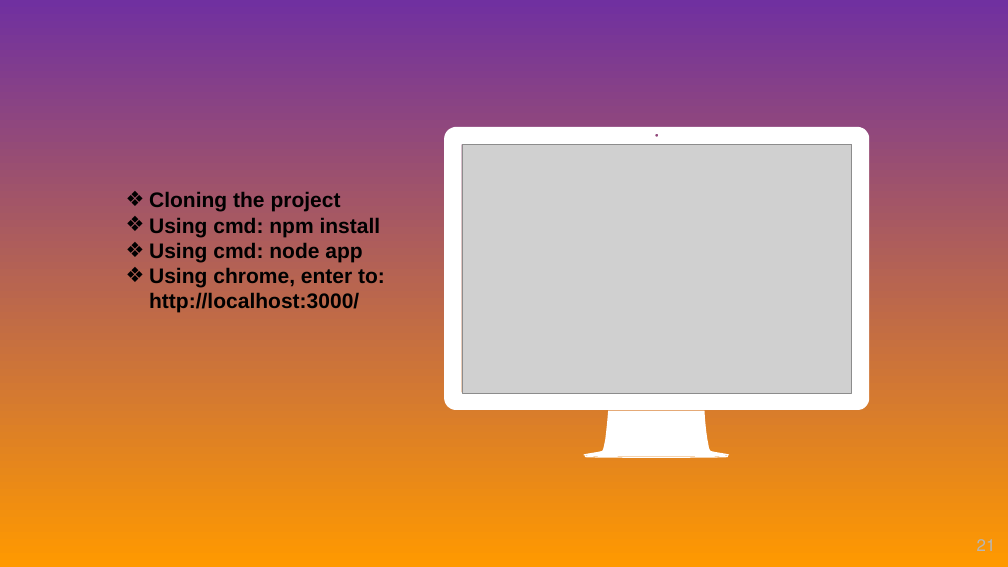
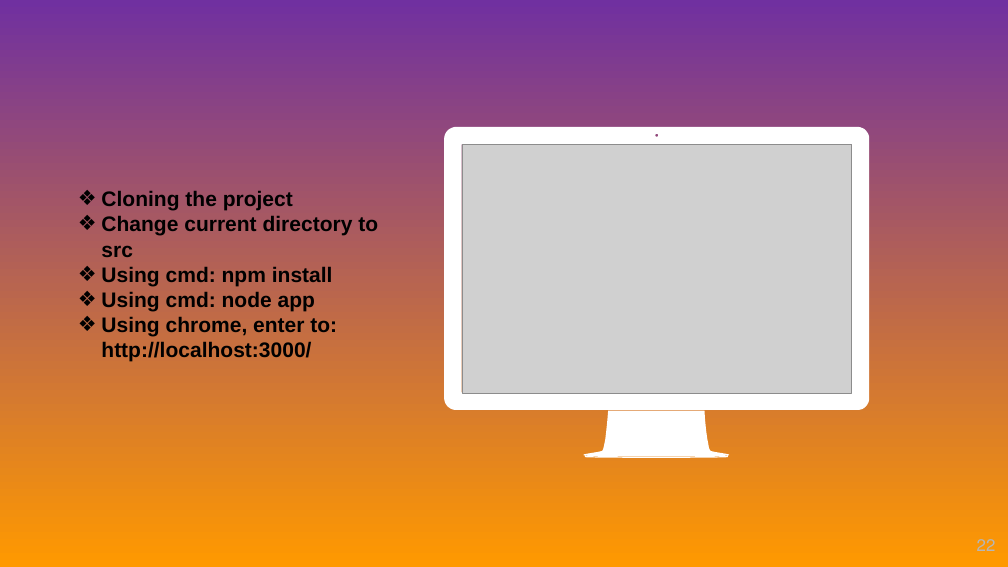
Before and after one commit to ronfri48/Play4Play, a slide deck: slide 22 of docs/Blockchain Final Project.pptx (slide 21 before the commit). Drawn at 1008x567 pixels with LibreOffice and Linux fonts; fonts in the diff are those of the drawing; grey boxes stand for pictures; background and template pictures are left out. Boxes give left, top, right and bottom in pixels: in the first picture for what was removed or moved away, otherwise in the second. Text is boxed around its words. In the diff, an @@ line names an element or a change of style, - is before the commit and + after.

```diff
--- a/docs/Blockchain Final Project.pptx
+++ b/docs/Blockchain Final Project.pptx
@@ text "Cloning the project": place and size @@
-text "Cloning the project" at [149, 192, 385, 313]
+text "Cloning the project" at [101, 191, 378, 362]
@@ text at [101, 216, 378, 257]: paragraph added @@
+❖ Change current directory to src
@@ page number at [977, 539, 996, 551]: text changed @@
-21
+22
```
Also in this commit, not shown: 1 other slide changed, 1 slide added.
